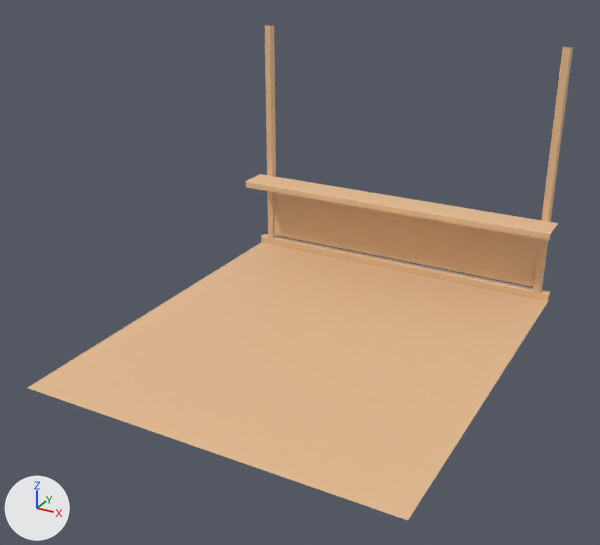
One commit to the FBX model Assets/Resources/Meshes/Background/background_desk.fbx: the scene before it, then after it.
Both versions are drawn from a 50 mm camera at (2.42, -5.04, 2.83) aimed at (-0.02, -0.6, 0.62). Arrows for +X, +Y and +Z are at lower left; the lights stay in place. Where no turn or scale is listed for an object, it has been applied to the vertices.

Objects in the first picture: 'desk'.
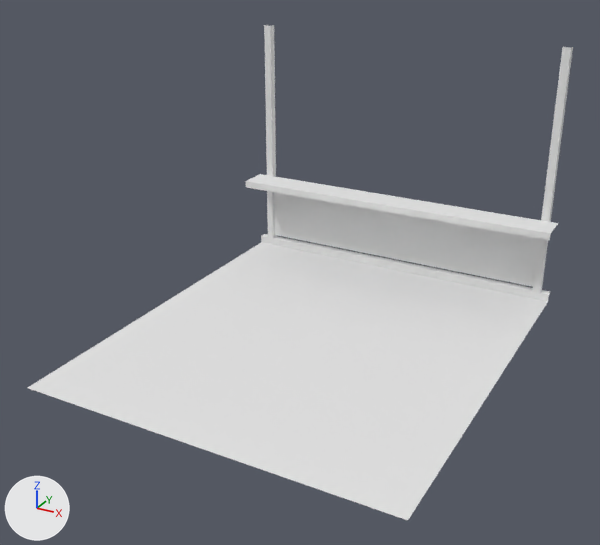
The change, as JSON lines over the scene's bpy script:
```json
{"op": "add", "block": "mat_desk", "code": ["mat_desk = principled_material('Desk')", "mat_desk.base_color = (0.8, 0.8, 0.8)  # white #e7e7e7"]}
{"block": "me_cube_018", "where": "# used by ob_desk; location = (0.0, 0.0, 0.0)"}
{"op": "remove", "block": "me_cube_018", "code": "me_cube_018.from_pydata(...)  # 74 vertices, 44 faces; spans x -1.3..1.3, y -1.88..1.06, z 0.03..1.95"}
{"op": "add", "block": "me_cube_018", "code": "me_cube_018.from_pydata(...)  # 62 vertices, 36 faces; spans x -1.3..1.3, y -1.88..1.06, z 0.03..1.95"}
{"block": "me_cube_018", "change": "me_cube_018 part 1"}
{"block": "me_cube_018", "change": "18 vertices are removed from x -1.3..1.3, y 0.76..1.01, z 0.09..1.95"}
{"block": "me_cube_018", "change": "20 faces are deleted"}
{"block": "me_cube_018", "change": "6 vertices are added at (-1.3, 0.76, 0.68), (1.3, 0.76, 0.68), (1.17, 1.0, 1.95), (-1.17, 1.0, 1.95), (1.17, 1.0, 0.09), (-1.17, 1.0, 0.09)"}
{"block": "me_cube_018", "change": "12 new faces join them"}
{"block": "me_cube_018", "change": "me_cube_018 part 2: 24 faces spanning x -1.3..1.3, y -1.88..1.06, z 0.03..1.95 switch from mat_desk_top (beige #e7bd91) to mat_desk (white #e7e7e7)"}
```

Location of each change, [x1, y1, x2, y2] in pixels of the pictures (600 x 545 px):
```json
{"part": 1, "of": "me_cube_018", "change": "cut back", "before": [246, 26, 571, 295], "after": [246, 26, 571, 294]}
{"part": 2, "of": "me_cube_018", "change": "recoloured", "before": [28, 25, 573, 520], "after": [28, 25, 573, 520], "on screen": "beige to white"}
```
